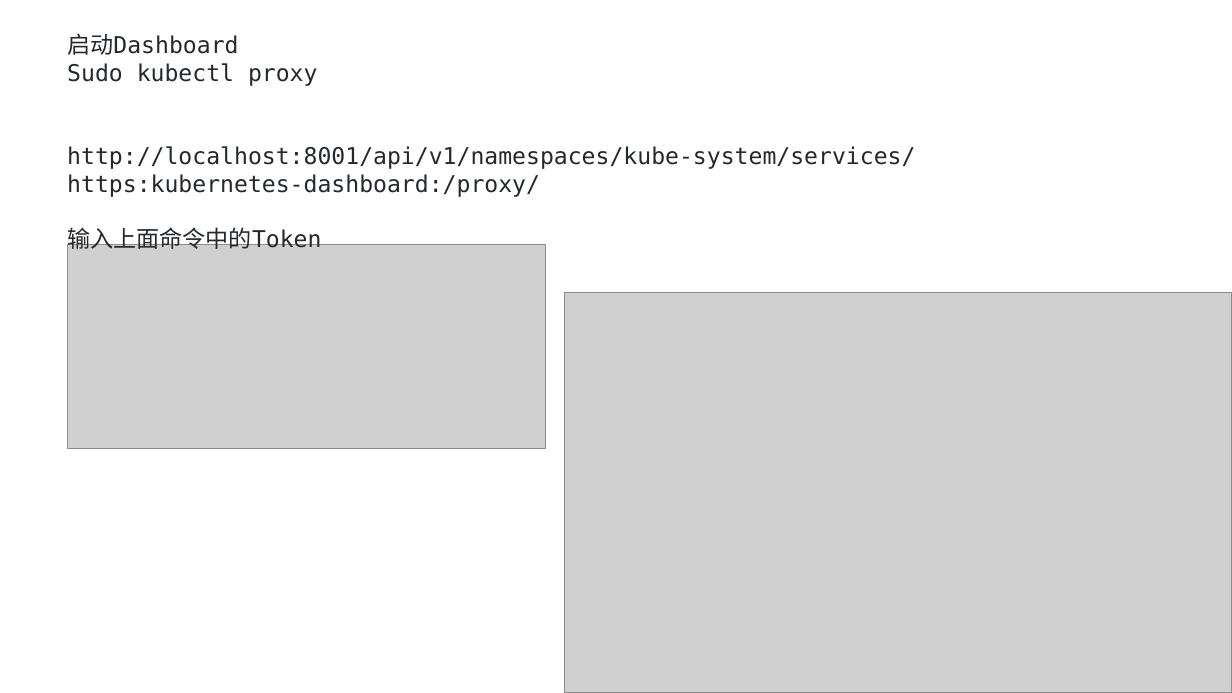
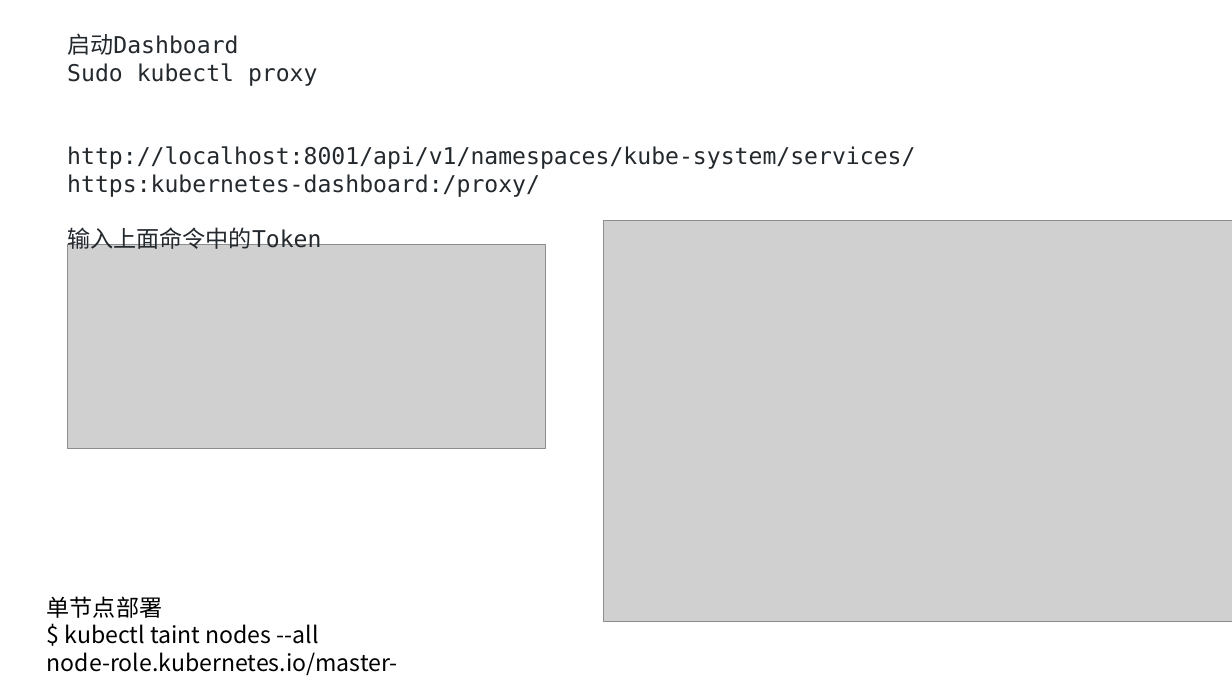
Before and after one commit to axzxs2001/Asp.NetCoreExperiment, a slide deck: slide 37 of Asp.NetCoreExperiment/kubernetes/kubernetes.pptx. Drawn at 1232x693 pixels with LibreOffice and Linux fonts; fonts in the diff are those of the drawing; grey boxes stand for pictures. Boxes give left, top, right and bottom in pixels: in the first picture for what was removed or moved away, otherwise in the second. Text is boxed around its words. In the diff, an @@ line names an element or a change of style, - is before the commit and + after.

Commit message:
rook-ceph部署 PPT

```diff
--- a/Asp.NetCoreExperiment/kubernetes/kubernetes.pptx
+++ b/Asp.NetCoreExperiment/kubernetes/kubernetes.pptx
@@ picture: place and size @@
-picture at bbox=[565, 292, 1232, 693]
+picture at bbox=[604, 221, 1232, 622]
@@ text added at bbox=[47, 596, 398, 675], 18 pt, text #000000 @@
+单节点部署
+$ kubectl taint nodes --all node-role.kubernetes.io/master-
```
Also in this commit, not shown: 2 other slides changed, 1 slide added, 1 slide removed.
